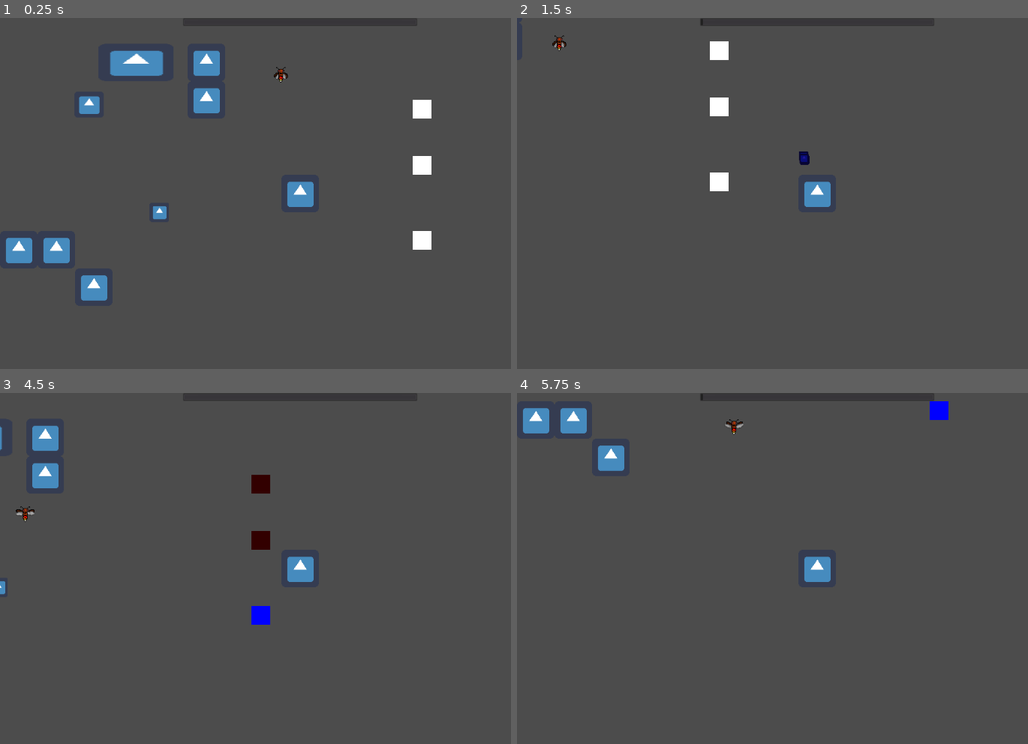
Above: before the commit, frames 1-4 (two rows, left to right).
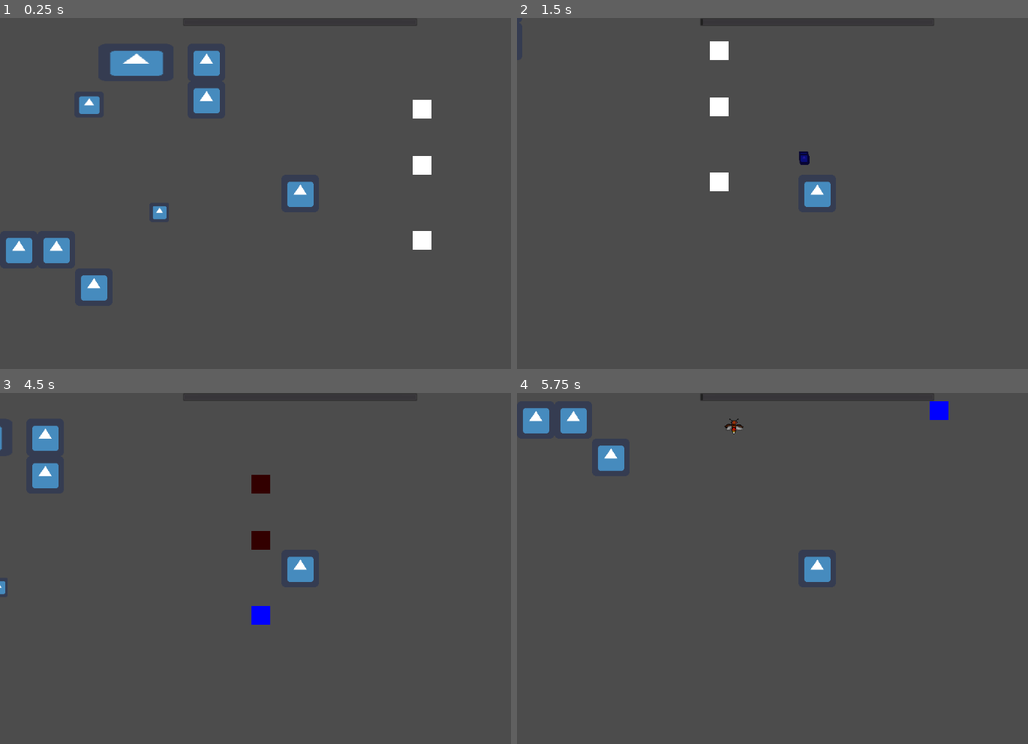
Above: after the commit, the same moments.

Repository: ljweeks/KSU_Fall2022GameJam
Game: Godot game, scene res://test.tscn
The game is run twice, just before and just after one commit, with the same random seed, the same clock (stepped at 60 frames per second) and the same inputs. The engine's default icon, where the game draws it, is replaced by a stand-in: a white triangle on a blue panel in a dark square.
Inputs (mouse positions are in pixels of both pictures, inside the frame that each line leads up to):
- Up to frame 1 (0.25 s): no input
- Up to frame 2 (1.5 s): move the mouse to (951, 175) at 0.52 s; hold D (player_right) 0.53-1.28 s; click (951, 175) at 0.6 s; move the mouse to (695, 211) at 1.27 s; hold S (player_down) from 1.28 s (still down); right-click (695, 211) at 1.35 s
- Up to frame 3 (4.5 s): move the mouse to (357, 491) at 2.02 s; release S (player_down) at 2.03 s; hold D (player_right) 2.03-2.78 s; click (357, 491) at 2.1 s; move the mouse to (270, 638) at 2.77 s; hold W (player_up) 2.78-3.53 s; right-click (270, 638) at 2.85 s; tap Enter at 3.5 s; move the mouse to (480, 621) at 3.52 s; hold A (player_left) from 3.53 s (still down); click (480, 621) at 3.6 s; move the mouse to (117, 515) at 4.27 s; right-click (117, 515) at 4.35 s
- Up to frame 4 (5.75 s): move the mouse to (849, 568) at 5.02 s; release A (player_left) at 5.03 s; hold S (player_down) from 5.03 s (still down); click (849, 568) at 5.1 s

The runs differ from the first frame. In frame 1, less than 0.1% of the frame differs, in the area x 53-57%, y 13-19%; in frame 2, less than 0.1%; in frame 3, less than 0.1%, in the area x 3-7%, y 32-37%; in frame 4, less than 0.1%.

Commit message:
enemies can destroy batteries

Diff:
--- a/Enemies/FireFly.gd
+++ b/Enemies/FireFly.gd
@@ -10,8 +10,8 @@
 onready var nav = get_node("NavigationAgent2D")
 # Called when the node enters the scene tree for the first time.
 func _ready():
-	collision_layer += 2
-	collision_mask += 2
+	#collision_layer
+	#collision_mask += 2
 	contact_monitor = true;
 	contacts_reported = 10000
 	connect("body_entered", self, "collide")
@@ -21,15 +21,36 @@
 		nav.set_target_location(target.global_position)
 
 
+var distanceToAttackFrom = rand_range(100,200)
+var attackTime = 0
+var attackSpeed = 2
 # Called every frame. 'delta' is the elapsed time since the previous frame.
 func _process(delta):
 	var moveTo = nav.get_next_location()
-	var moveTarget = (moveTo - self.global_position).normalized()
-	self.apply_central_impulse(moveTarget*speed)
+	var distance = nav.distance_to_target()
+	attackTime += delta
+	if(distance < distanceToAttackFrom):
+		if  attackTime > attackSpeed:
+			attack()
+			attackTime = 0
+	else:
+		var moveTarget = (moveTo - self.global_position).normalized()
+		self.apply_central_impulse(moveTarget*speed)
 
 func collide(body):
 	if body is Fan:
-		queue_free()
+		if body.powered == true:
+			queue_free()
+
+var bulletSpeed = 200
+func attack():
+	var bullet = load("res://Enemies/enemyBullet.tscn").instance()
+	get_parent().add_child(bullet)
+	bullet.direction = (target.global_position - self.global_position).normalized()
+	bullet.global_position = self.global_position + bullet.direction*100
+	bullet.look_at(bullet.global_position + bullet.direction)
+	bullet.apply_central_impulse(bullet.direction*bulletSpeed)
+
 
 func damaged(amount):
 	health -= amount
--- a/Enemies/FireFly.tscn
+++ b/Enemies/FireFly.tscn
@@ -80,6 +80,8 @@
 } ]
 
 [node name="RigidBody2D" type="RigidBody2D"]
+collision_layer = 3
+collision_mask = 3
 mass = 50.0
 gravity_scale = 0.0
 linear_damp = 2.0
@@ -91,7 +93,7 @@
 [node name="animatedSprite" type="AnimatedSprite" parent="."]
 frames = SubResource( 14 )
 animation = "FireFlyAnimation"
-frame = 3
+frame = 5
 playing = true
 
 [node name="NavigationAgent2D" type="NavigationAgent2D" parent="."]
--- /dev/null
+++ b/Enemies/enemyBullet.gd
@@ -0,0 +1,31 @@
+class_name enemyBullet
+extends RigidBody2D
+
+
+# Declare member variables here. Examples:
+# var a = 2
+# var b = "text"
+var speed = 300
+var direction = Vector2(1, 0)
+export (int) var damage = 3
+
+
+# Called when the node enters the scene tree for the first time.
+func _ready():
+	connect("body_entered", self, "_on_body_entered")
+	connect("body_exited", self, "collide")
+	contact_monitor = true;
+	contacts_reported = 10
+
+# Called every frame. 'delta' is the elapsed time since the previous frame.
+#func _process(delta):
+	#pass
+
+func _on_body_entered(body):
+	if(not body is Player):
+		if body.has_method("hitByEnemy"):
+			body.hitByEnemy()
+		queue_free()
+
+func collide(body):
+	queue_free()
--- /dev/null
+++ b/Enemies/enemyBullet.tscn
@@ -0,0 +1,21 @@
+[gd_scene load_steps=4 format=2]
+
+[ext_resource path="res://Enemies/enemyBullet.gd" type="Script" id=1]
+[ext_resource path="res://white.png" type="Texture" id=2]
+
+[sub_resource type="CircleShape2D" id=1]
+
+[node name="enemyBullet" type="RigidBody2D"]
+collision_layer = 3
+collision_mask = 3
+mass = 5.0
+gravity_scale = 0.0
+script = ExtResource( 1 )
+
+[node name="CollisionShape2D" type="CollisionShape2D" parent="."]
+shape = SubResource( 1 )
+
+[node name="Sprite" type="Sprite" parent="."]
+modulate = Color( 0.933333, 0.4, 0.0470588, 1 )
+scale = Vector2( 0.5, 0.5 )
+texture = ExtResource( 2 )
--- a/Interactables/PowerObjects/Base/EnemyTarget.gd
+++ b/Interactables/PowerObjects/Base/EnemyTarget.gd
@@ -9,8 +9,10 @@
 
 # Called when the node enters the scene tree for the first time.
 func _ready():
-	pass # Replace with function body.
+	connect("body_entered", self, "enemyHit")
 
 
-func enemyHit():
-	emit_signal("enemy_hit")
+func enemyHit(body):
+	if body is enemyBullet:
+		emit_signal("enemy_hit")
+		body.queue_free()
--- a/Interactables/PowerObjects/Fan.gd
+++ b/Interactables/PowerObjects/Fan.gd
@@ -8,7 +8,7 @@
 # var a = 2
 # var b = "text"
 
-
+var powered
 # Called when the node enters the scene tree for the first time.
 func _ready():
 	pass # Replace with function body.
@@ -19,8 +19,9 @@
 func _process(delta):
 	tick += delta
 	if powerableObject.powered:
+		powered = true
 		if tick > tickRate:
 			Game.overload -= coolPower
 			tick = 0
 	else:
-		pass
+		powered = false
--- a/project.godot
+++ b/project.godot
@@ -43,6 +43,11 @@
 "class": "PowerableObject",
 "language": "GDScript",
 "path": "res://Interactables/PowerObjects/Base/PowerableObject.gd"
+}, {
+"base": "RigidBody2D",
+"class": "enemyBullet",
+"language": "GDScript",
+"path": "res://Enemies/enemyBullet.gd"
 } ]
 _global_script_class_icons={
 "Battery": "",
@@ -51,7 +56,8 @@
 "Player": "",
 "PlugEnd": "",
 "PowerArea": "",
-"PowerableObject": ""
+"PowerableObject": "",
+"enemyBullet": ""
 }
 
 [application]
--- a/test.tscn
+++ b/test.tscn
@@ -7,7 +7,6 @@
 [ext_resource path="res://Tiles/Pipe.tscn" type="PackedScene" id=6]
 [ext_resource path="res://Interactables/PowerObjects/BatteryHolder.tscn" type="PackedScene" id=7]
 [ext_resource path="res://Interactables/PowerObjects/Fan.tscn" type="PackedScene" id=8]
-[ext_resource path="res://Enemies/FireFly.tscn" type="PackedScene" id=9]
 [ext_resource path="res://Tiles/EnemySpawnNode.tscn" type="PackedScene" id=10]
 
 [sub_resource type="NavigationPolygon" id=1]
@@ -103,11 +102,6 @@
 [node name="NavigationPolygonInstance" type="NavigationPolygonInstance" parent="."]
 navpoly = SubResource( 1 )
 
-[node name="Enemy" parent="." instance=ExtResource( 9 )]
-position = Vector2( -32, -208 )
-collision_layer = 3
-collision_mask = 3
-
 [node name="EnemySpawn" parent="." instance=ExtResource( 10 )]
 position = Vector2( -128, 120 )
 
Not shown: 1 places in test.tscn that only renumber resources
